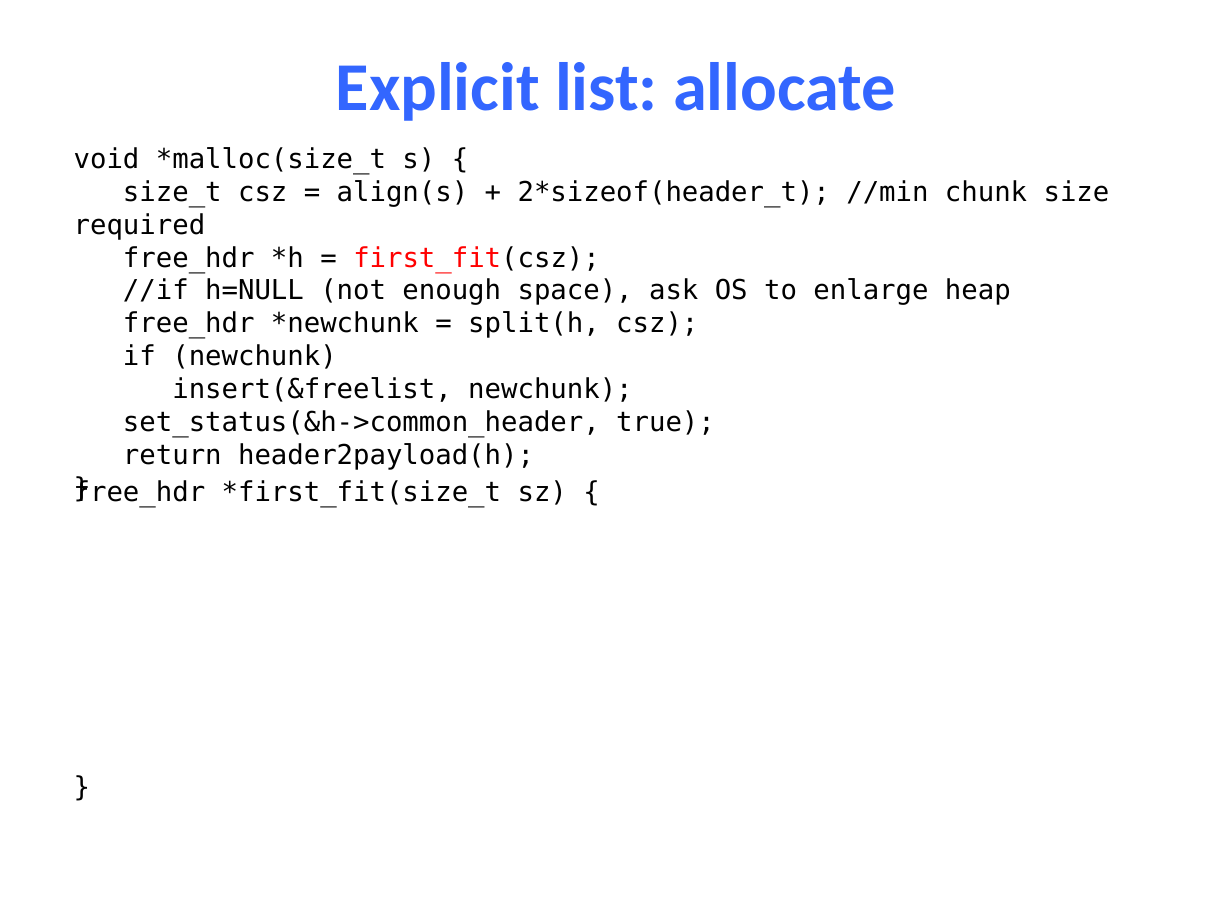
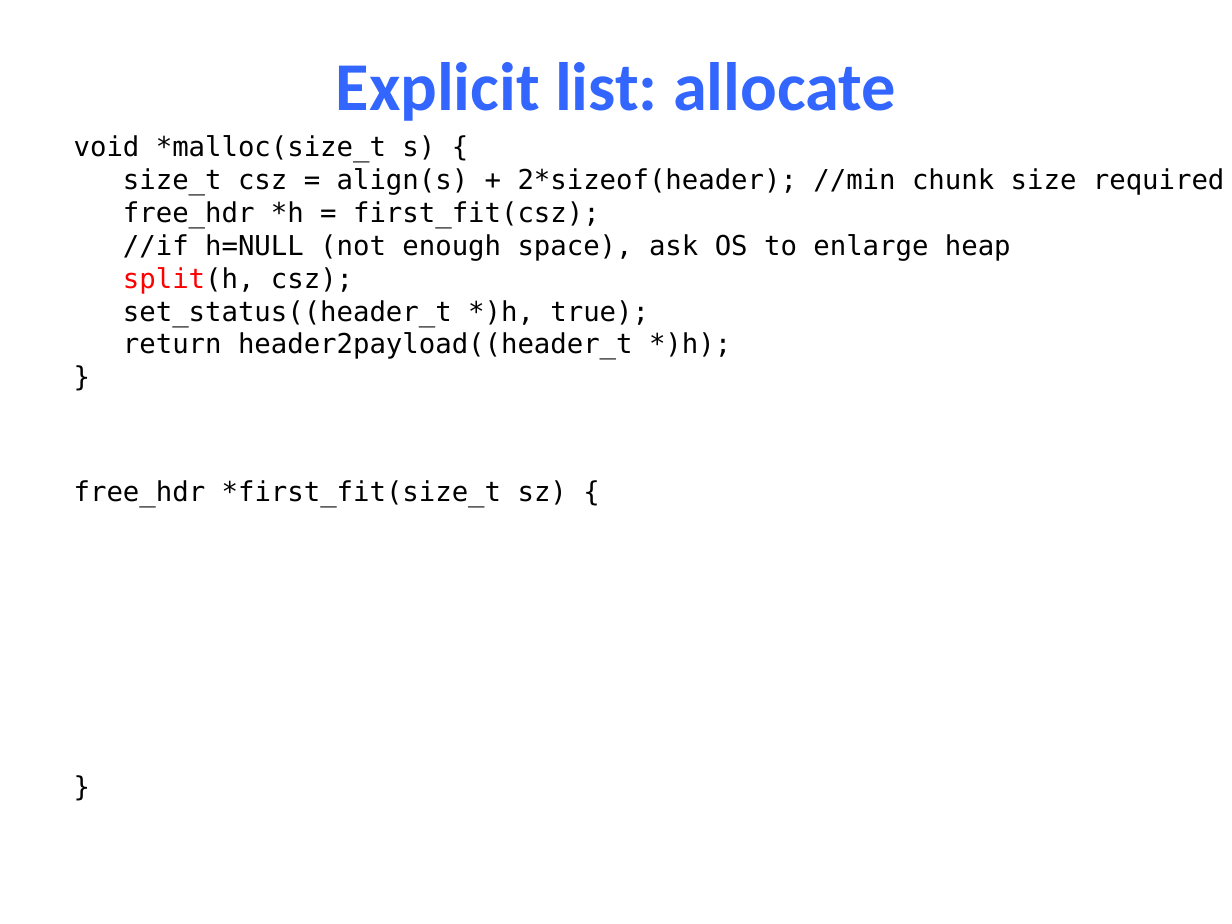
Before and after one commit to NYU-CSO/nyu-cso.github.io, a slide deck: slide 63 of notes/14-Dynamic_Allocator.pptx. Drawn at 1232x924 pixels with LibreOffice and Linux fonts; fonts in the diff are those of the drawing. Boxes give left, top, right and bottom in pixels: in the first picture for what was removed or moved away, otherwise in the second. Text is boxed around its words. In the diff, an @@ line names an element or a change of style, - is before the commit and + after.

```diff
--- a/notes/14-Dynamic_Allocator.pptx
+++ b/notes/14-Dynamic_Allocator.pptx
@@ text "void *malloc(size_t s) {": place and size @@
-text "void *malloc(size_t s) {" at (74, 147, 1110, 470)
+text "void *malloc(size_t s) {" at (74, 135, 1225, 359)
@@ text at (123, 168, 1225, 195): text changed @@
-size_t csz = align(s) + 2*sizeof(header_t); //min chunk size required
+size_t csz = align(s) + 2*sizeof(header); //min chunk size required
@@ text at (123, 201, 600, 228): text colour #FF0000 to #000000 in "first_fit(csz);" @@
@@ text at (123, 267, 731, 359): text changed @@
-free_hdr *newchunk = split(h, csz);
-if (newchunk)
-insert(&freelist, newchunk);
-set_status(&h->common_header, true);
-return header2payload(h);
+split(h, csz);
+set_status((header_t *)h, true);
+return header2payload((header_t *)h);
```
Also in this commit, not shown: 7 other slides changed, 1 other file.
